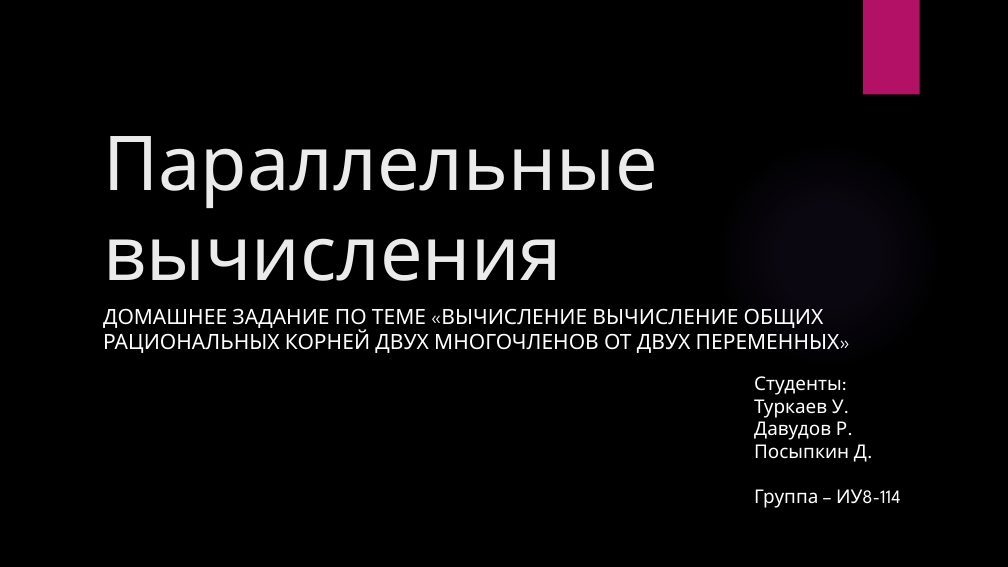
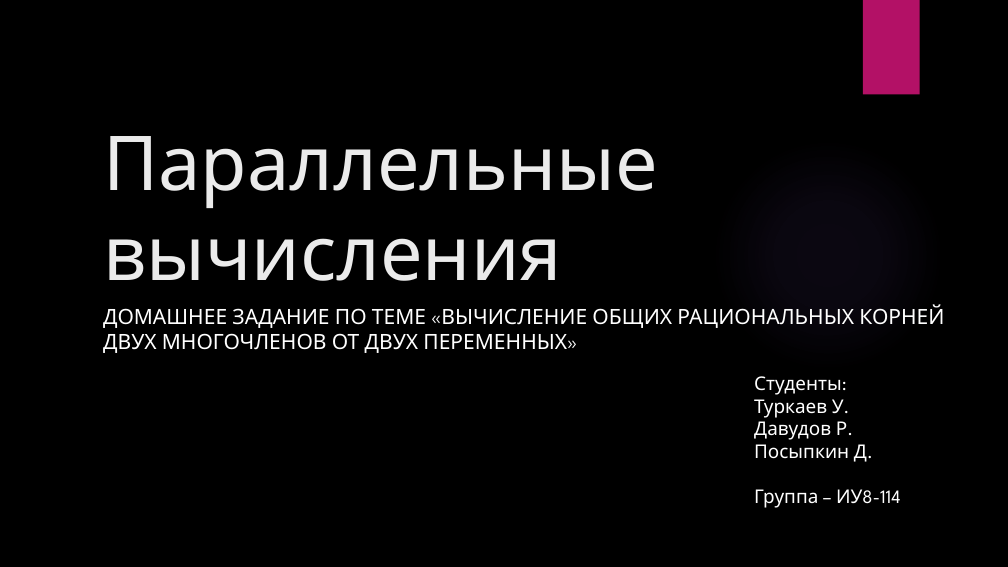
Before and after one commit to devborz/parallel_computations_hw, a slide deck: slide 1 of report/report.pptx. Drawn at 1008x567 pixels with LibreOffice and Linux fonts; fonts in the diff are those of the drawing; background and template pictures are left out. Boxes give left, top, right and bottom in pixels: in the first picture for what was removed or moved away, otherwise in the second. Text is boxed around its words. In the diff, an @@ line names an element or a change of style, - is before the commit and + after.

```diff
--- a/report/report.pptx
+++ b/report/report.pptx
@@ subtitle at (103,304,944,353): text changed @@
-ДОМАШНЕЕ ЗАДАНИЕ ПО ТЕМЕ «ВЫЧИСЛЕНИЕ ВЫЧИСЛЕНИЕ ОБЩИХ РАЦИОНАЛЬНЫХ КОРНЕЙ ДВУХ МНОГОЧЛЕНОВ ОТ ДВУХ ПЕРЕМЕННЫХ»
+ДОМАШНЕЕ ЗАДАНИЕ ПО ТЕМЕ «ВЫЧИСЛЕНИЕ ОБЩИХ РАЦИОНАЛЬНЫХ КОРНЕЙ ДВУХ МНОГОЧЛЕНОВ ОТ ДВУХ ПЕРЕМЕННЫХ»
```
